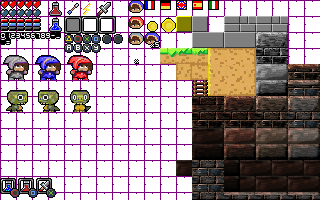
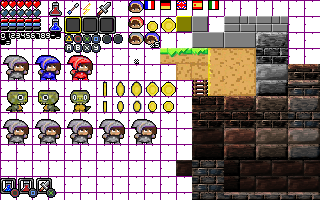
Before/after of a w=320, h=200 layered artwork. What changed in the layer stack:
painted on "Sprite-0001.png" over [3, 17, 176, 144]
